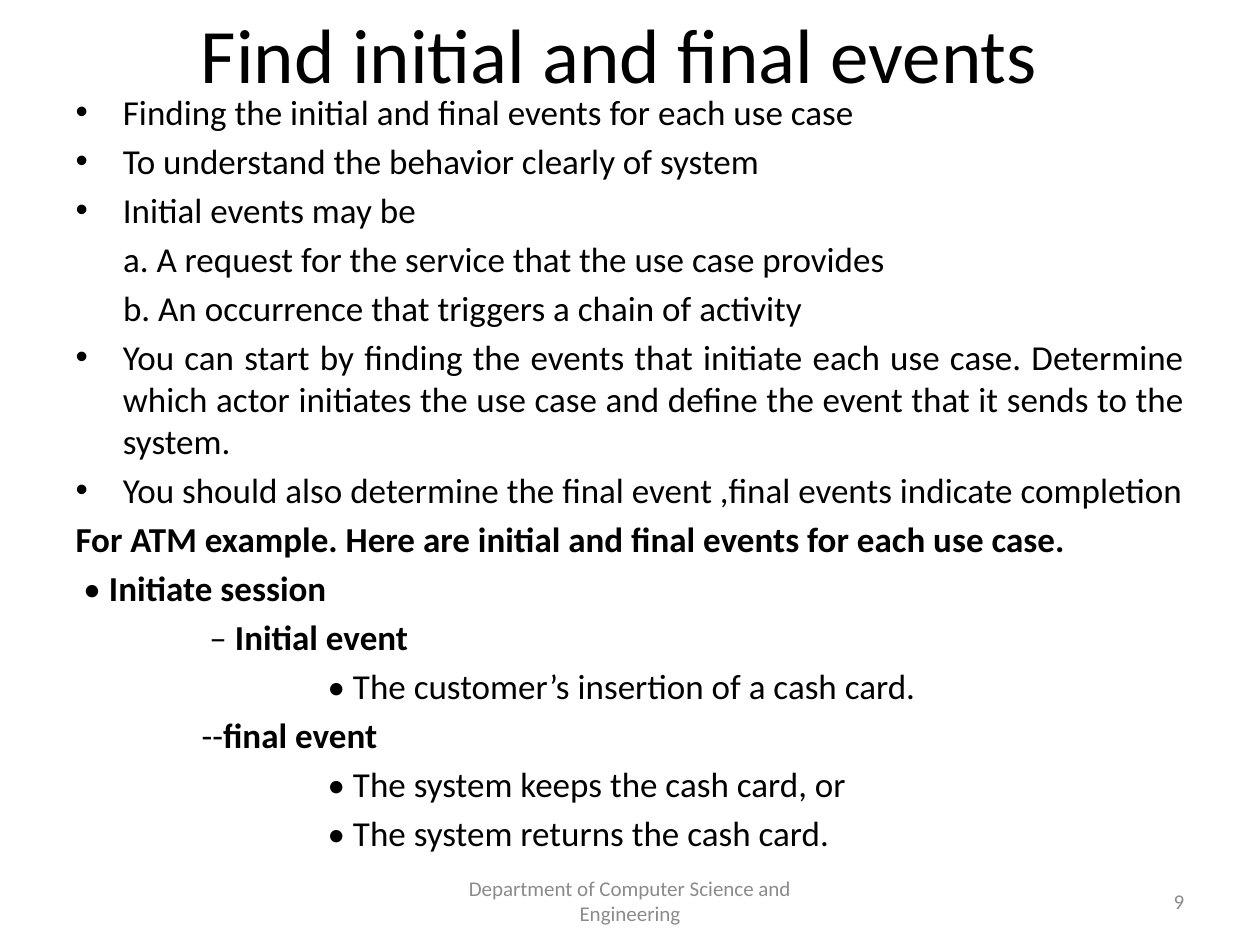
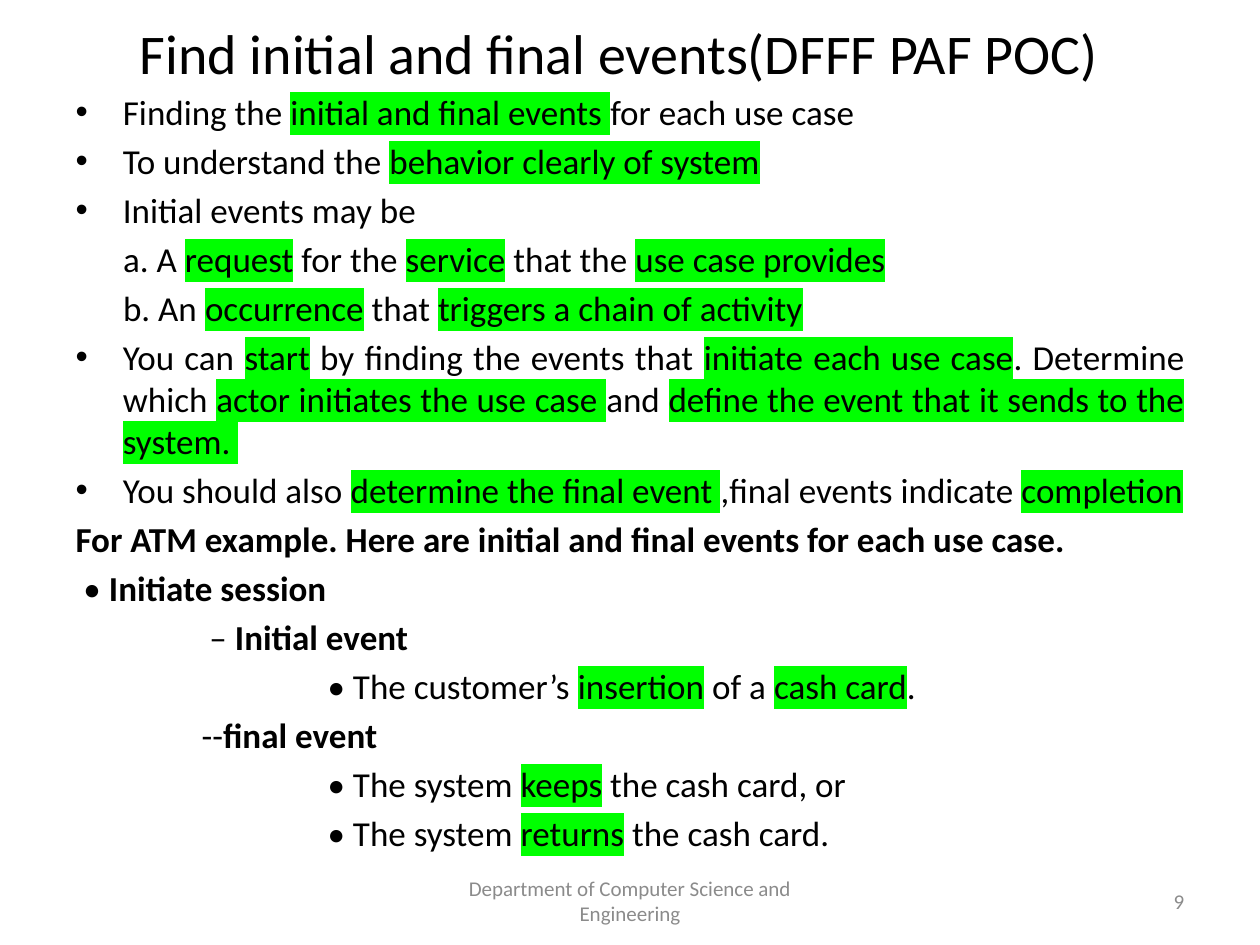
Before and after one commit to spiman9/BE-CSE, a slide deck: slide 9 of SEM-5/OOMD/Unit 5/Unit5_Application Analysis.pptx. Drawn at 1260x945 pixels with LibreOffice and Linux fonts; fonts in the diff are those of the drawing. Boxes give left, top, right and bottom in pixels: in the first picture for what was removed or moved away, otherwise in the second. Text is boxed around its words. In the diff, an @@ line names an element or a change of style, - is before the commit and + after.

```diff
--- a/SEM-5/OOMD/Unit 5/Unit5_Application Analysis.pptx
+++ b/SEM-5/OOMD/Unit 5/Unit5_Application Analysis.pptx
@@ title at <box>140,33,1098,82</box>: text changed; size 44 to 32 pt @@
-Find initial and final events
+Find initial and final events(DFFF PAF POC)
@@ text at <box>123,100,1185,852</box>: highlight none to #00FF00 in "initial and final events", "behavior clearly of system", "request service use case provides", "occurrence triggers a chain of activity" and 5 more places @@
```
Also in this commit, not shown: 25 other slides changed, 2 other files.
